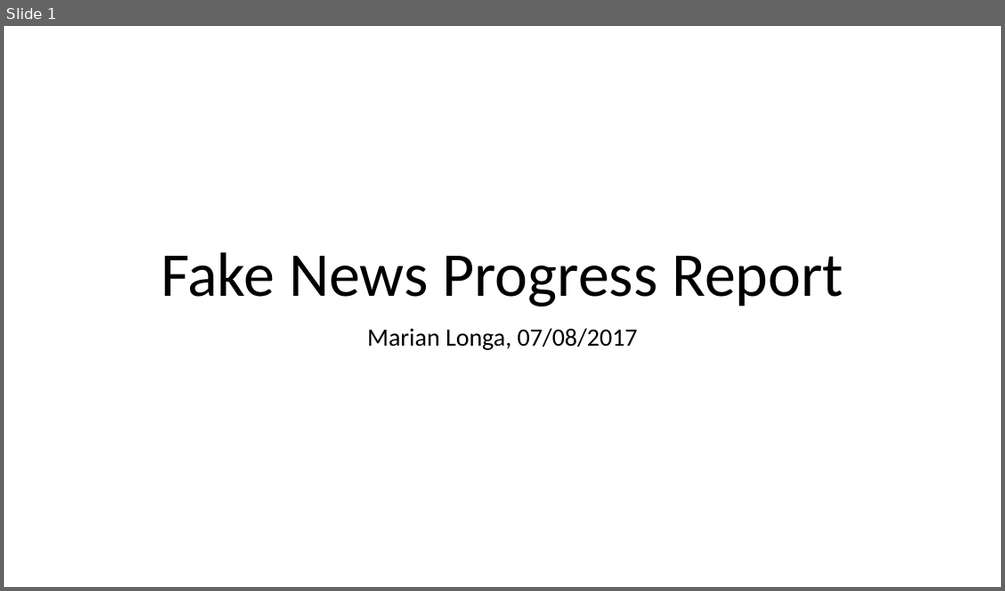
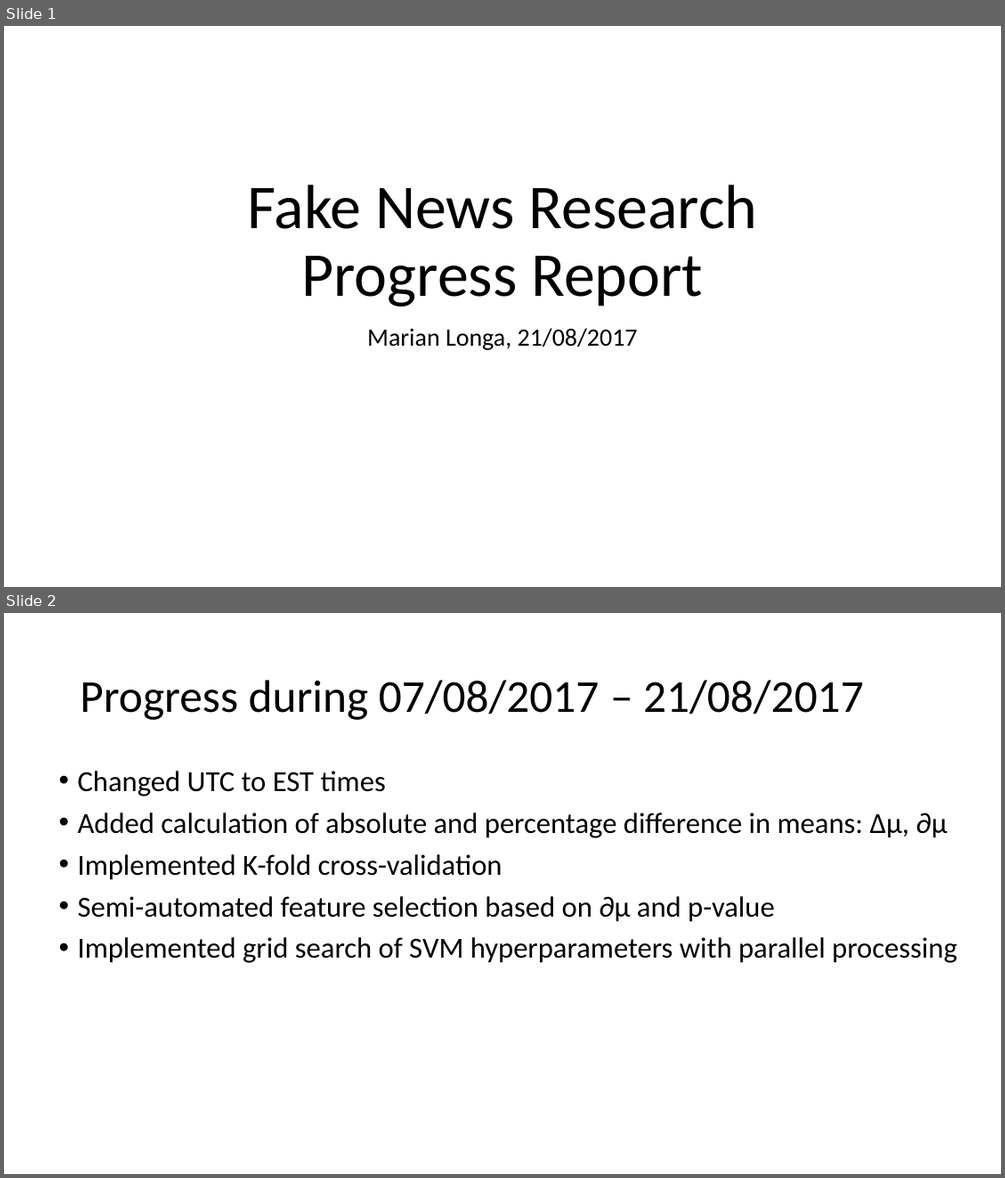
Before and after one commit to marianlonga/FakeNews, a slide deck: Fake News Progress Report.pptx. Shown one above the other, each under a label of ours: slide 1 before the commit, slides 1 and 2 after it. The pictures are 1005x591 and 1005x1178 pixels, drawn with LibreOffice and Linux fonts; fonts in the diff are those of the drawing. Boxes give left, top, right and bottom in pixels: in the first picture for what was removed or moved away, otherwise in the second. Text is boxed around its words. In the diff, an @@ line names an element or a change of style, - is before the commit and + after.

Commit message:
[ML] add files related to the new 'Fake News Progress Report' presentation

```diff
--- a/Fake News Progress Report.pptx
+++ b/Fake News Progress Report.pptx
@@ slide 2 added at [4,613,1001,1174], background #FFFFFF @@
@@ title added at [80,680,864,720], 44 pt, text #000000 @@
+Progress during 07/08/2017 – 21/08/2017
@@ text added at [78,771,957,963], 28 pt, text #000000 @@
+• Changed UTC to EST times
+• Added calculation of absolute and percentage difference in means: ∆µ, ∂µ
+• Implemented K-fold cross-validation
+• Semi-automated feature selection based on ∂µ and p-value
+• Implemented grid search of SVM hyperparameters with parallel processing
@@ slide 1 changed as well @@
@@ title at [247,184,757,306]: text changed @@
-Fake News Progress Report
+Fake News Research
+Progress Report
@@ subtitle at [367,328,638,350]: text changed @@
-Marian Longa, 07/08/2017
+Marian Longa, 21/08/2017
```
Also in this commit, not shown: 8 other slides changed, 12 other slides added, 3 slides removed, 4 other files.
